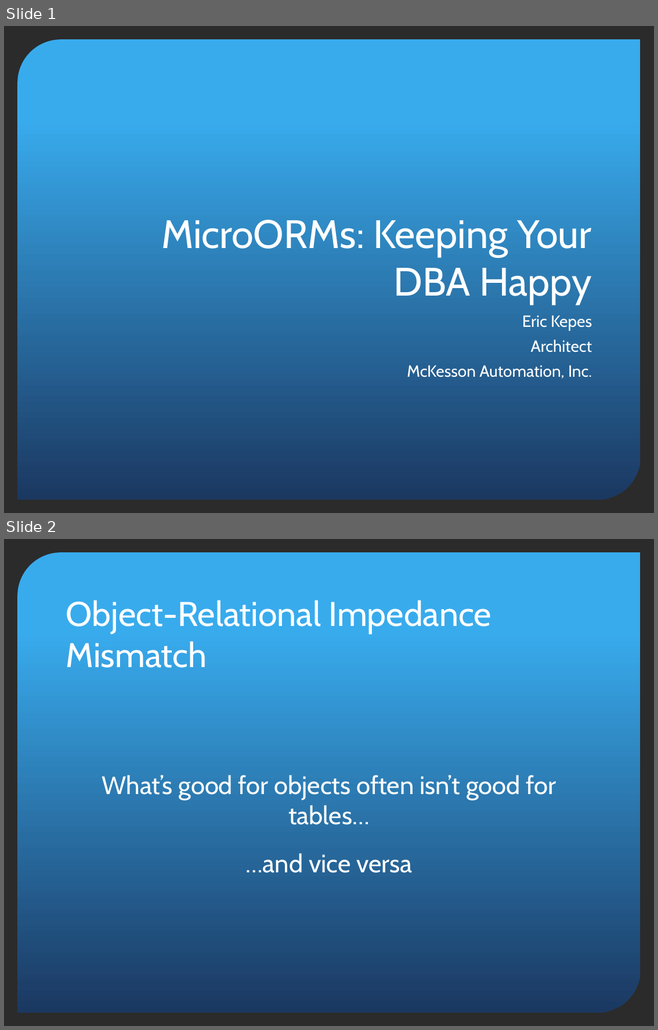
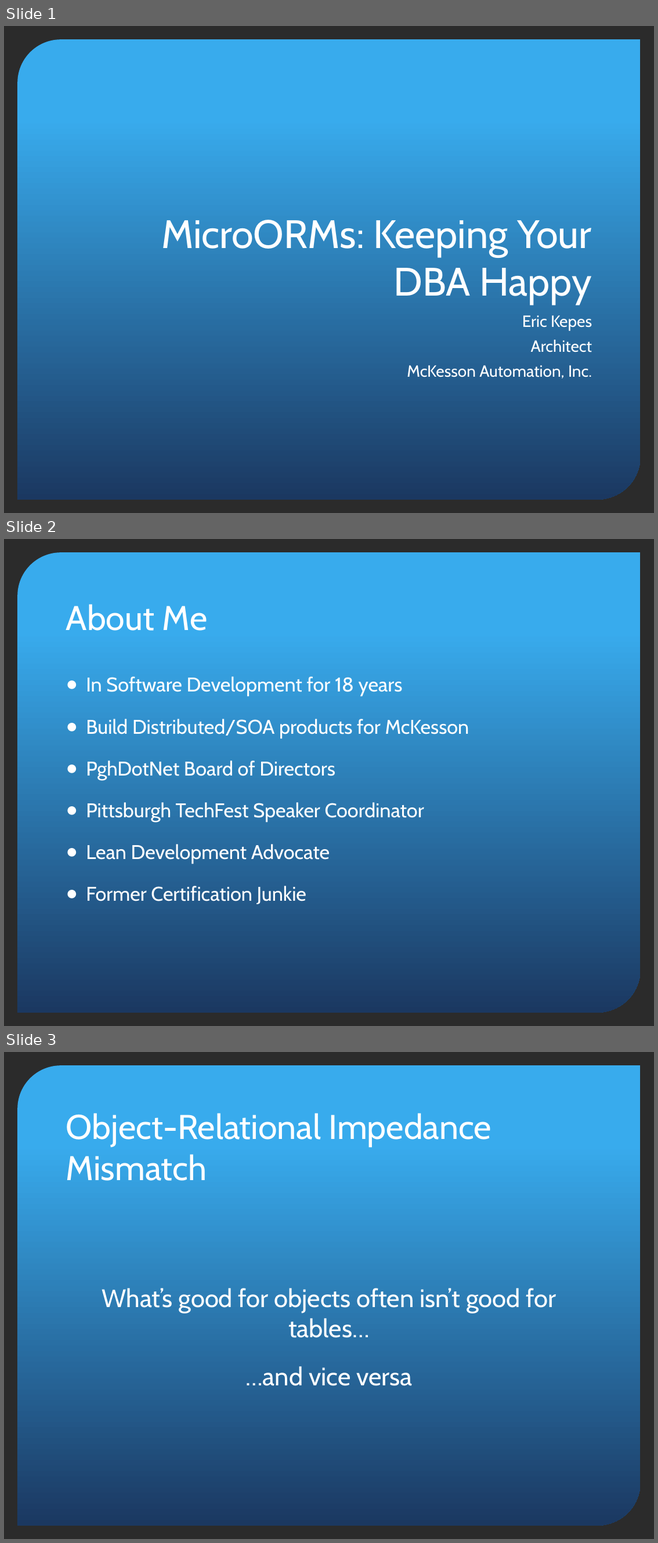
Before and after one commit to ekepes/Presentations, a slide deck: MicroORMs/MicroORMs - Keeping Your DBA Happy.pptx. Shown one above the other, each under a label of ours: slides 1 and 2 before the commit, slides 1, 2 and 3 after it. The pictures are 658x1030 and 658x1543 pixels, drawn with LibreOffice and Linux fonts; fonts in the diff are those of the drawing; background and template pictures are left out; a plain dark background stands for a picture behind light text. Boxes give left, top, right and bottom in pixels: in the first picture for what was removed or moved away, otherwise in the second. Text is boxed around its words. In the diff, an @@ line names an element or a change of style, - is before the commit and + after.

Commit message:
More tweaks.

```diff
--- a/MicroORMs/MicroORMs - Keeping Your DBA Happy.pptx
+++ b/MicroORMs/MicroORMs - Keeping Your DBA Happy.pptx
@@ slide 2 added at (x1=4, y1=539, x2=654, y2=1026), background picture (left out); not listed: 1 template element that a slide beside it also shows @@
@@ title added at (x1=66, y1=604, x2=208, y2=631), 38 pt, text #FFFFFF @@
+About Me
@@ text added at (x1=86, y1=676, x2=469, y2=904), 22 pt, text #FFFFFF @@
+● In Software Development for 18 years
+● Build Distributed/SOA products for McKesson
+● PghDotNet Board of Directors
+● Pittsburgh TechFest Speaker Coordinator
+● Lean Development Advocate
+● Former Certification Junkie
@@ what was slide 2 is now slide 3 @@
```
